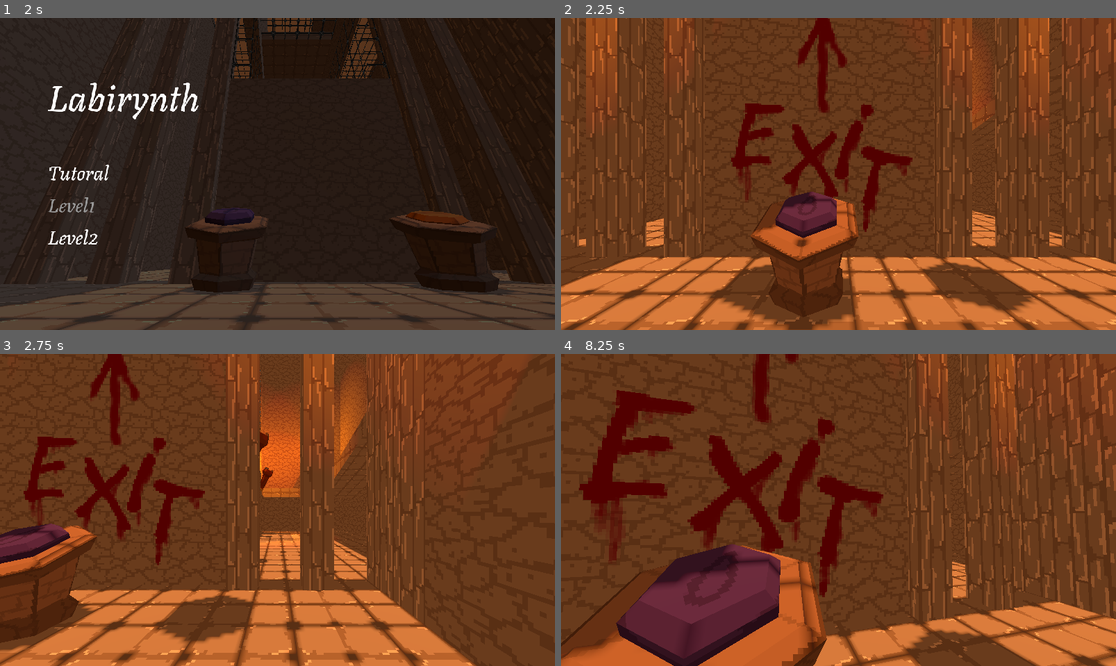
Above: before the commit, frames 1-4 (two rows, left to right).
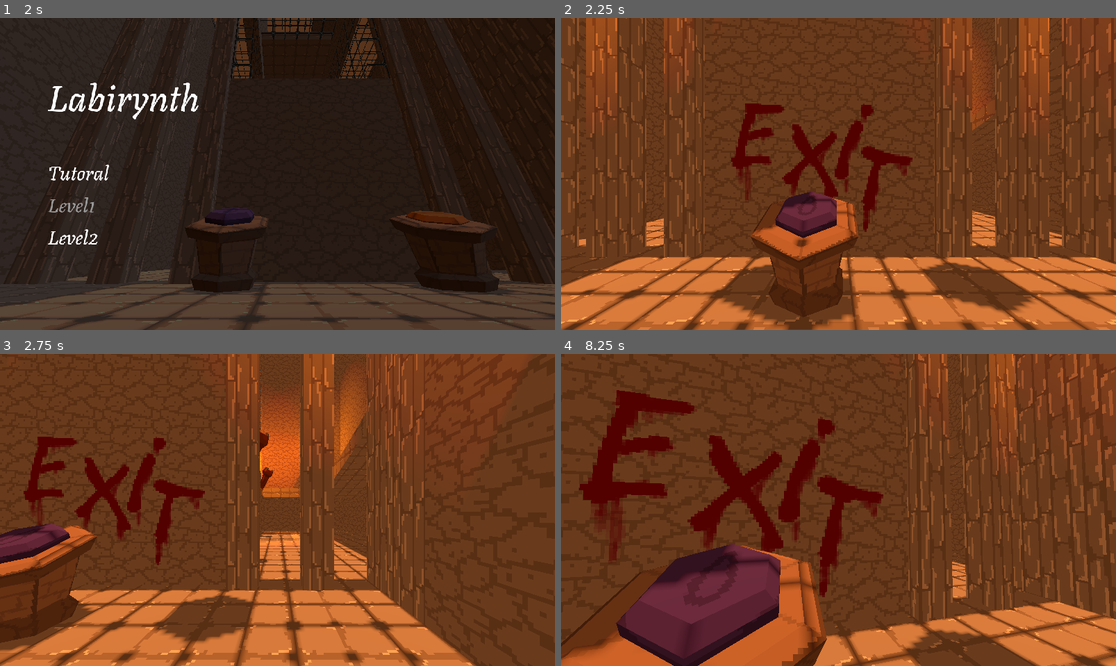
Above: after the commit, the same moments.

Repository: ThreeCoffees/HackYeah2025
Game: Godot game, scene res://levels/main_menu.tscn
Same seed, same stepped clock (60 frames per second), same inputs: the game is played once before the commit and once after it.
Inputs (mouse positions are in pixels of both pictures, inside the frame that each line leads up to):
- Up to frame 1 (2 s): move the mouse to (160, 170) at 0.52 s; hold D (move_right) 0.53-1.28 s; click (160, 170) at 0.6 s; tap Space (jump) at 0.77, 1.52 s; tap Enter at 1.25 s; move the mouse to (160, 202) at 1.27 s; hold S (move_backwards) from 1.28 s (still down); click (160, 202) at 1.35 s
- Up to frame 2 (2.25 s): tap R (restart) at 2 s; move the mouse to (721, 236) at 2.02 s; release S (move_backwards) at 2.03 s; hold D (move_right) from 2.03 s (still down); click (721, 236) at 2.1 s
- Up to frame 3 (2.75 s): keep holding D (move_right)
- Up to frame 4 (8.25 s): move the mouse to (832, 516) at 2.77 s; release D (move_right) at 2.78 s; hold W (move_forward) 2.78-5.78 s; click (832, 516) at 2.85 s; tap Space (jump) at 3.02, 3.77, 4.52, 6.02, 6.77, 7.52 s; move the mouse to (877, 513) at 3.52 s; click (877, 513) at 3.6 s; move the mouse to (794, 506) at 4.27 s; click (794, 506) at 4.35 s; move the mouse to (844, 510) at 5.02 s; click (844, 510) at 5.1 s; move the mouse to (816, 503) at 5.77 s; hold D (move_right) 5.78-6.53 s; click (816, 503) at 5.85 s; move the mouse to (866, 510) at 6.52 s; hold W (move_forward) from 6.53 s (still down); click (866, 510) at 6.6 s; move the mouse to (810, 510) at 7.27 s; click (810, 510) at 7.35 s; tap R (restart) at 8 s; move the mouse to (849, 503) at 8.02 s; click (849, 503) at 8.1 s

Frame 1 is identical in both runs. In frame 2, 0.9% of the frame differs, in the area x 42-52%, y 0-31%; in frame 3, 0.9%; in frame 4, 0.6%.
Error in both runs: Cannot call method 'instantiate' on a null value. (res://ui/menu_button.gd:22)

Commit message:
exit arrow

Diff:
--- a/levels/level_2.tscn
+++ b/levels/level_2.tscn
@@ -13,8 +13,8 @@
 [ext_resource type="PackedScene" uid="uid://dsbnm1yue8ama" path="res://player/player_camera.tscn" id="6_ilhis"]
 [ext_resource type="PackedScene" uid="uid://dwilk1ike3iry" path="res://characters/walking_character_small.tscn" id="7_ep78u"]
 [ext_resource type="PackedScene" uid="uid://crihsikubvc82" path="res://props/torch.tscn" id="13_wcjpl"]
-[ext_resource type="PackedScene" uid="uid://d1i61tf6odqmq" path="res://props/exit_text_label.tscn" id="14_5orea"]
-[ext_resource type="PackedScene" uid="uid://ddj251yfwjrod" path="res://levels/exit_arrow_label.tscn" id="15_0ourt"]
+[ext_resource type="PackedScene" path="res://props/exit_text_label.tscn" id="14_5orea"]
+[ext_resource type="PackedScene" uid="uid://ddj251yfwjrod" path="res://props/exit_arrow_label.tscn" id="15_0ourt"]
 
 [sub_resource type="StandardMaterial3D" id="StandardMaterial3D_ilhis"]
 transparency = 2
Not shown: 1 places in levels/exit_arrow_label.tscn that only renumber resources
